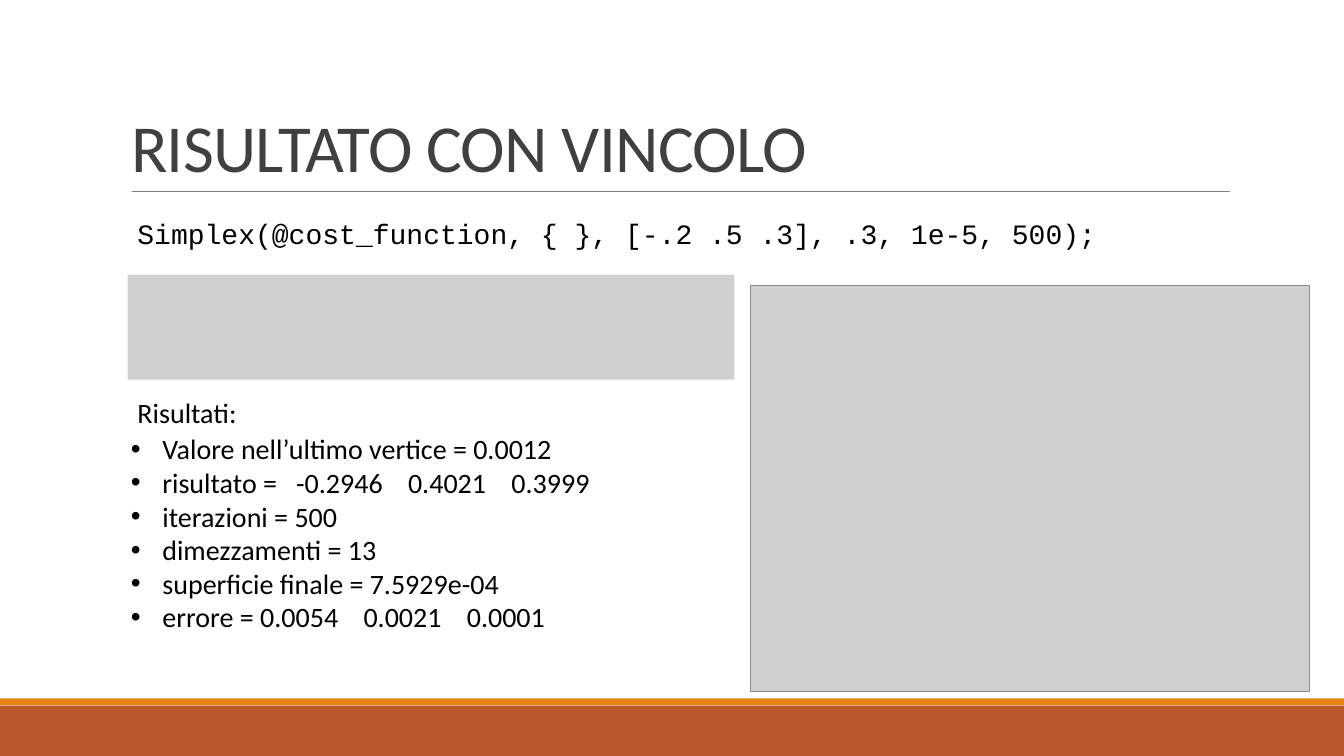
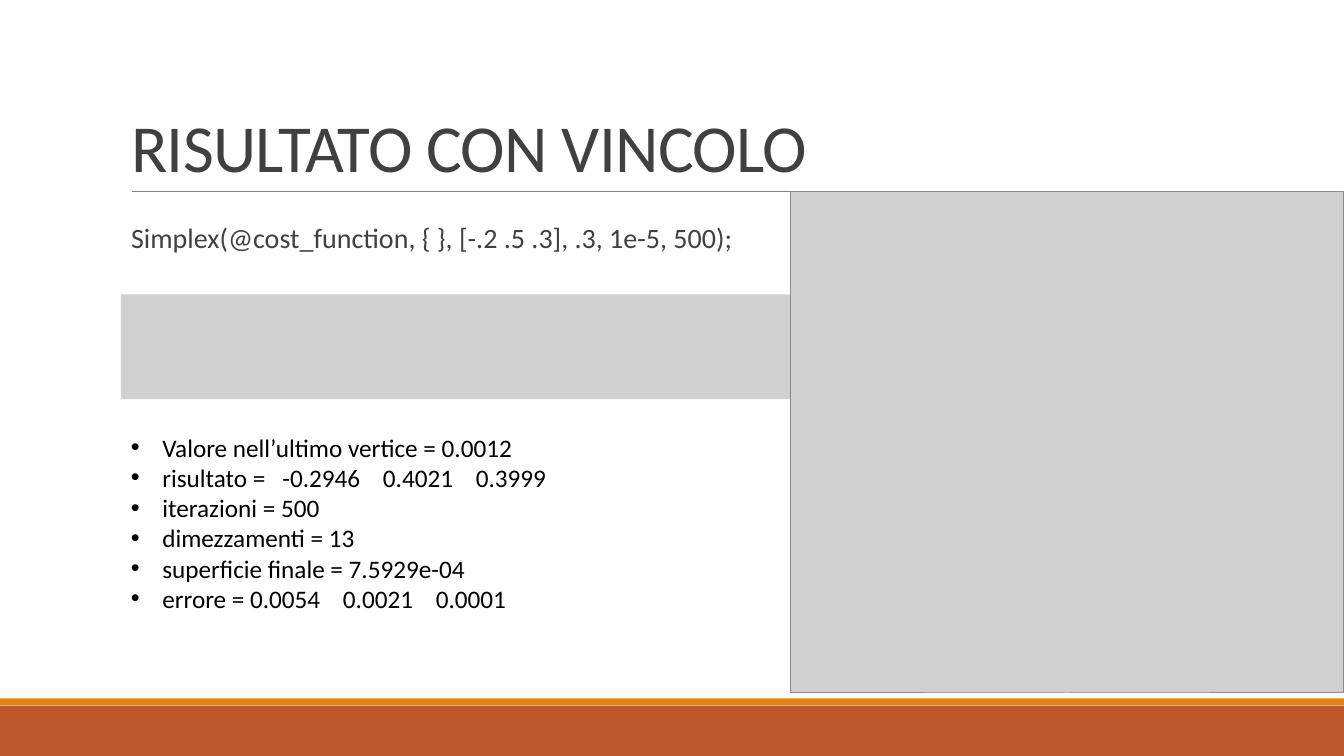
Before and after one commit to baldimario/Simplex, a slide deck: slide 14 of IDENTICAZIONE SISTEMA DI CARICHE PUNTIFORMI DA MISURE DI.pptx. Drawn at 1344x756 pixels with LibreOffice and Linux fonts; fonts in the diff are those of the drawing; grey boxes stand for pictures. Boxes give left, top, right and bottom in pixels: in the first picture for what was removed or moved away, otherwise in the second. Text is boxed around its words. In the diff, an @@ line names an element or a change of style, - is before the commit and + after.

```diff
--- a/IDENTICAZIONE SISTEMA DI CARICHE PUNTIFORMI DA MISURE DI.pptx
+++ b/IDENTICAZIONE SISTEMA DI CARICHE PUNTIFORMI DA MISURE DI.pptx
@@ picture: place and size @@
-picture at (750, 285, 1310, 692)
+picture at (790, 192, 1344, 694)
@@ text "Simplex(@cost_function, { }, [-.2 .5 ..." at (131, 227, 732, 253): font Courier New to Calibri, text colour #000000 to #404040; bullet none to  ; line spacing 1 to 0.9; more space between paragraphs @@
@@ picture: place and size @@
-picture at (127, 275, 734, 380)
+picture at (121, 294, 1230, 399)
@@ text removed at (137, 403, 236, 424) @@
-Risultati:
@@ text "Valore nell’ultimo vertice = 0.0012" at (162, 439, 546, 608): size 20 to 18 pt @@
```
Also in this commit, not shown: 3 other slides changed, 2 slides added, 1 other file.
